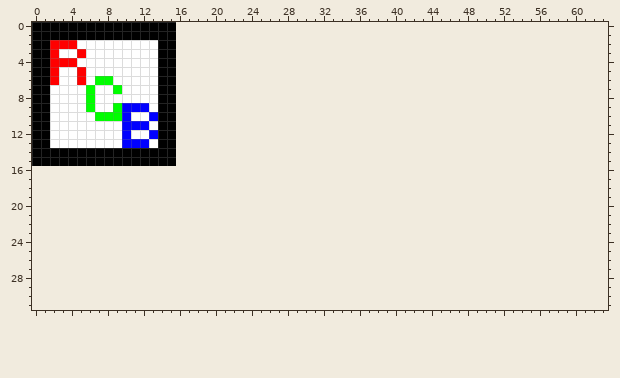
Pixel-art sprite -- Octdoc/Media/test.png. This is how it looked before the edit.
The file is 16x16 pixels. The old version is drawn lined up with the new one, on the new canvas.
After:
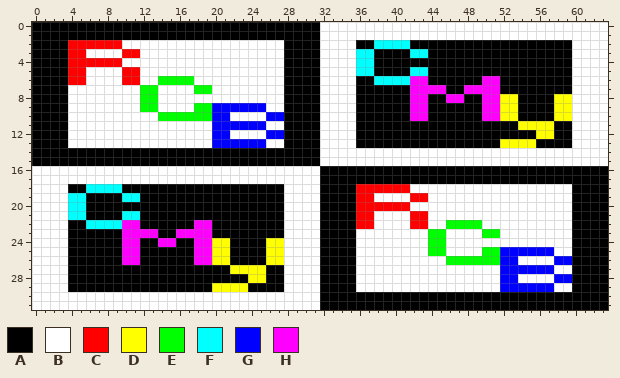
Palette (. is transparent): A #000000  B #ffffff  C #ff0000  D #ffff00  E #00ff00  F #00ffff  G #0000ff  H #ff00ff
What changed:
canvas 16x16 -> 64x32
Changed rows in their new state; - is an unchanged pixel.
first column x 0:
 0 ----------------AAAAAAAAAAAAAAAABBBBBBBBBBBBBBBBBBBBBBBBBBBBBBBB
 1 ----------------AAAAAAAAAAAAAAAABBBBBBBBBBBBBBBBBBBBBBBBBBBBBBBB
 2 --AA-CCCCC----BBBBBBBBBBBBBBAAAABBBBAAFFFFAAAAAAAAAAAAAAAAAABBBB
 3 --AAC-----CC--BBBBBBBBBBBBBBAAAABBBBFFAAAAFFAAAAAAAAAAAAAAAABBBB
 4 --AA-CCCCC----BBBBBBBBBBBBBBAAAABBBBFFAAAAAAAAAAAAAAAAAAAAAABBBB
 5 --AAC-----CC--BBBBBBBBBBBBBBAAAABBBBFFAAAAFFAAAAAAAAAAAAAAAABBBB
 6 --AAC--BB-CC--EEEEBBBBBBBBBBAAAABBBBAAFFFFHHAAAAAAHHAAAAAAAABBBB
 7 --AA--B--B--EEBBBBEEBBBBBBBBAAAABBBBAAAAAAHHHHAAHHHHAAAAAAAABBBB
 8 --AA--B-----EEBBBBBBBBBBBBBBAAAABBBBAAAAAAHHAAHHAAHHDDAAAADDBBBB
 9 --AA--B--BBBEEBBBBEEGGGGGGBBAAAABBBBAAAAAAHHAAAAAAHHDDAAAADDBBBB
10 --AA---BBBB--BEEEEEEGGBBBBGGAAAABBBBAAAAAAHHAAAAAAHHDDAAAADDBBBB
11 --AA------BBB-BBBBBBGGGGGGBBAAAABBBBAAAAAAAAAAAAAAAAAADDDDAABBBB
12 --AA------B--BBBBBBBGGBBBBGGAAAABBBBAAAAAAAAAAAAAAAAAAAADDAABBBB
13 --AA------BBB-BBBBBBGGGGGGBBAAAABBBBAAAAAAAAAAAAAAAADDDDAAAABBBB
14 ----------------AAAAAAAAAAAAAAAABBBBBBBBBBBBBBBBBBBBBBBBBBBBBBBB
15 ----------------AAAAAAAAAAAAAAAABBBBBBBBBBBBBBBBBBBBBBBBBBBBBBBB
16 BBBBBBBBBBBBBBBBBBBBBBBBBBBBBBBBAAAAAAAAAAAAAAAAAAAAAAAAAAAAAAAA
17 BBBBBBBBBBBBBBBBBBBBBBBBBBBBBBBBAAAAAAAAAAAAAAAAAAAAAAAAAAAAAAAA
18 BBBBAAFFFFAAAAAAAAAAAAAAAAAABBBBAAAACCCCCCBBBBBBBBBBBBBBBBBBAAAA
19 BBBBFFAAAAFFAAAAAAAAAAAAAAAABBBBAAAACCBBBBCCBBBBBBBBBBBBBBBBAAAA
20 BBBBFFAAAAAAAAAAAAAAAAAAAAAABBBBAAAACCCCCCBBBBBBBBBBBBBBBBBBAAAA
21 BBBBFFAAAAFFAAAAAAAAAAAAAAAABBBBAAAACCBBBBCCBBBBBBBBBBBBBBBBAAAA
22 BBBBAAFFFFHHAAAAAAHHAAAAAAAABBBBAAAACCBBBBCCBBEEEEBBBBBBBBBBAAAA
23 BBBBAAAAAAHHHHAAHHHHAAAAAAAABBBBAAAABBBBBBBBEEBBBBEEBBBBBBBBAAAA
24 BBBBAAAAAAHHAAHHAAHHDDAAAADDBBBBAAAABBBBBBBBEEBBBBBBBBBBBBBBAAAA
25 BBBBAAAAAAHHAAAAAAHHDDAAAADDBBBBAAAABBBBBBBBEEBBBBEEGGGGGGBBAAAA
26 BBBBAAAAAAHHAAAAAAHHDDAAAADDBBBBAAAABBBBBBBBBBEEEEEEGGBBBBGGAAAA
27 BBBBAAAAAAAAAAAAAAAAAADDDDAABBBBAAAABBBBBBBBBBBBBBBBGGGGGGBBAAAA
28 BBBBAAAAAAAAAAAAAAAAAAAADDAABBBBAAAABBBBBBBBBBBBBBBBGGBBBBGGAAAA
29 BBBBAAAAAAAAAAAAAAAADDDDAAAABBBBAAAABBBBBBBBBBBBBBBBGGGGGGBBAAAA
30 BBBBBBBBBBBBBBBBBBBBBBBBBBBBBBBBAAAAAAAAAAAAAAAAAAAAAAAAAAAAAAAA
31 BBBBBBBBBBBBBBBBBBBBBBBBBBBBBBBBAAAAAAAAAAAAAAAAAAAAAAAAAAAAAAAA
Changed places in both pictures, as pixel boxes (x1, y1, x2, y2):
changed: (32, 22, 608, 310)
